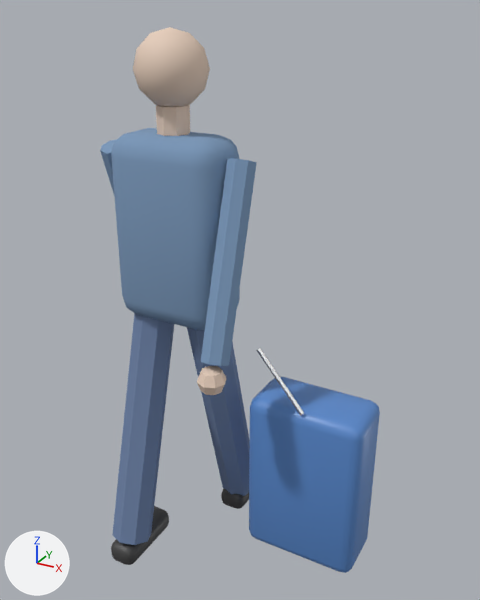
Renders of the glTF model modules/assets/internal/models/people/people.public.passenger.glb from each side of a commit.
Both versions are drawn from a 50 mm camera at (1.139, -1.665, 1.819) aimed at (0.179, 0.081, 0.946). Arrows for +X, +Y and +Z are at lower left; the lights stay in place. The first picture is the older version.

The first picture shows 'main__denim', 'main__fabric_blue', 'main__plastic_black', 'main__plastic_blue', 'main__skin' and 1 more.
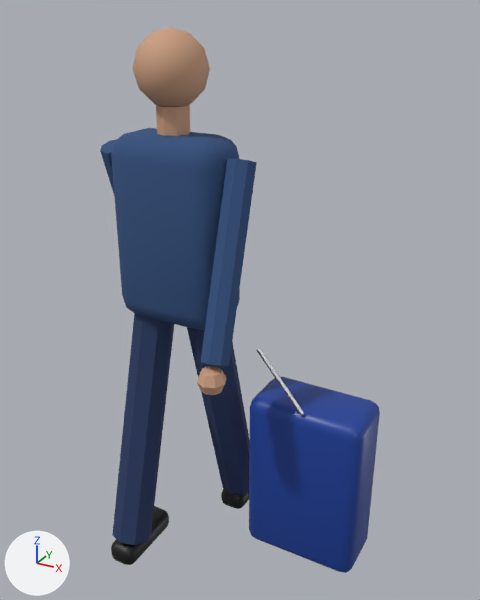
Changed parts and their boxes [x1, y1, x2, y2] in the pictures (480 x 600 px):
'main__fabric_blue', recoloured (darker): [100, 128, 257, 366] in both
'main__plastic_blue', recoloured (darker): [249, 377, 380, 573] in both
'main__denim', recoloured (blue to dark blue): [112, 313, 250, 545] in both
'main__skin', recoloured (beige to brown): [133, 27, 226, 395] in both

The change, as a list of edits to the scene's bpy script:
```text
Change mat_denim:
    mat_denim.base_color: (0.15, 0.22, 0.38) -> (0.0196, 0.0397, 0.119)  # blue #6c81a6 -> dark blue #263861
Change mat_fabric_blue:
    mat_fabric_blue.base_color: (0.2, 0.32, 0.5) -> (0.0331, 0.0835, 0.214)  # blue #7c99bc -> blue #33527f
Change mat_plastic_blue:
    mat_plastic_blue.base_color: (0.1, 0.25, 0.6) -> (0.01, 0.0509, 0.319)  # blue #5989cb -> blue #194099
Change mat_skin:
    mat_skin.base_color: (0.8, 0.62, 0.5) -> (0.604, 0.342, 0.214)  # beige #e7cebc -> brown #cc9e7f
```
